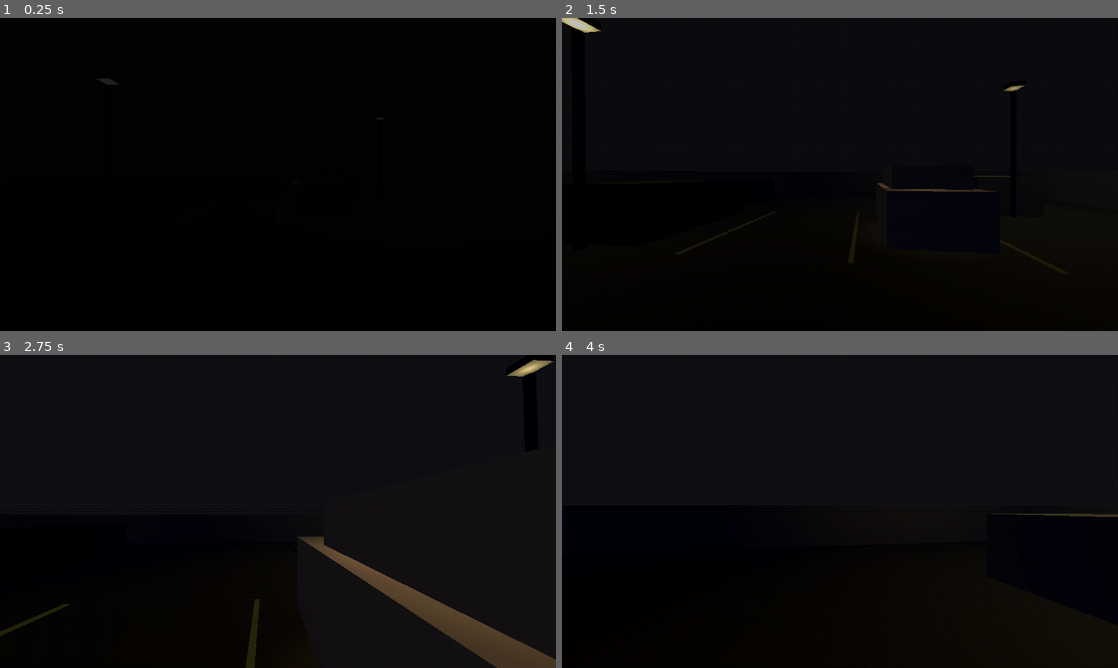
Above: before the commit, frames 1-4 (two rows, left to right).
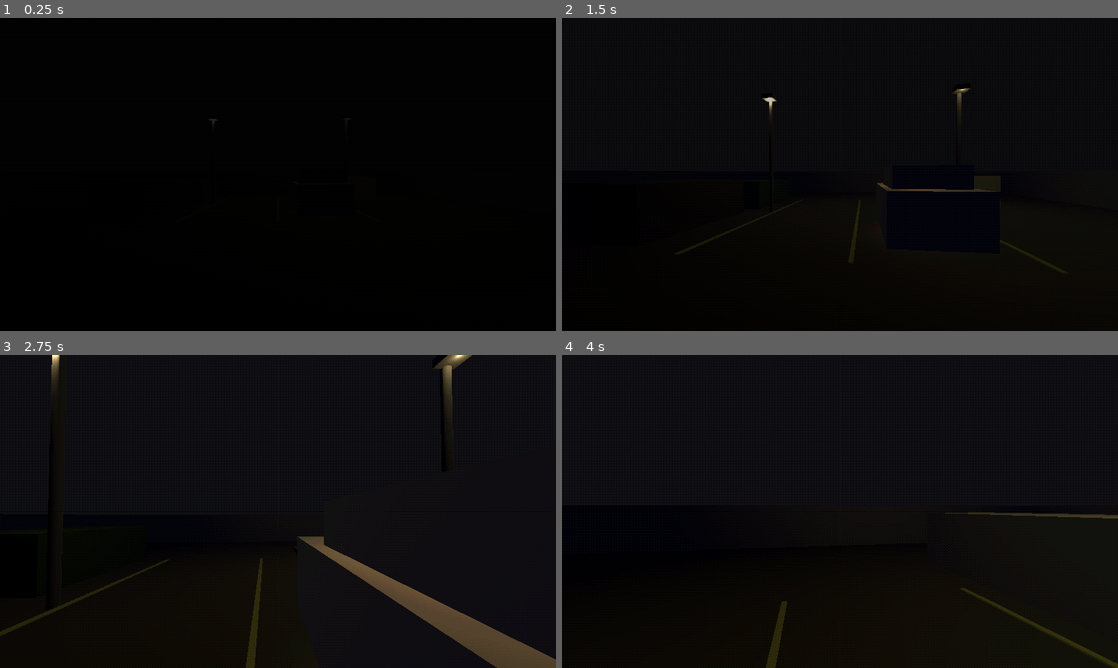
Above: after the commit, the same moments.

Repository: qweliant/healthcare-horror
Game: Godot game, scene res://scenes/parking_lot/parking_lot.tscn
Two runs of this game, one before a commit and one after it. Both use one fixed random seed, a clock stepped at 60 frames per second and the inputs below. This scene is started directly instead of the project's main scene.
Inputs (mouse positions are in pixels of both pictures, inside the frame that each line leads up to):
- Up to frame 1 (0.25 s): no input
- Up to frame 2 (1.5 s): tap Enter at 0.5 s; move the mouse to (867, 174) at 0.52 s; hold Space (advance_dialogue) 0.53-1.28 s; hold W (move_forward) from 0.53 s (still down); move the mouse to (812, 174) at 1.27 s; tap E (interact) at 1.35 s
- Up to frame 3 (2.75 s): keep holding W (move_forward); move the mouse to (289, 505) at 2.02 s; hold Space (advance_dialogue) from 2.03 s (still down)
- Up to frame 4 (4 s): keep holding W (move_forward); move the mouse to (834, 517) at 2.77 s; release Space (advance_dialogue) at 2.78 s; tap E (interact) at 2.85 s; move the mouse to (878, 514) at 3.52 s; hold Space (advance_dialogue) from 3.53 s (still down)

The runs differ from the first frame. In frame 1, less than 0.1% of the frame differs, in the area x 17-69%, y 19-34%; in frame 2, 0.5%; in frame 3, 0.9%, in the area x 9-100%, y 0-80%; in frame 4, 0.8%.

Commit message:
updated parking lot to slightly

Diff:
--- a/scenes/parking_lot/parking_lot.tscn
+++ b/scenes/parking_lot/parking_lot.tscn
@@ -1,7 +1,7 @@
 [gd_scene format=3 uid="uid://c1parklot001"]
 
 [ext_resource type="Script" uid="uid://duf1jpynjmd4u" path="res://scenes/parking_lot/parking_lot.gd" id="1_lot"]
-[ext_resource type="Script" uid="uid://cwbm0t7vgkbus" path="res://scripts/player/player.gd" id="2_player"]
+[ext_resource type="PackedScene" uid="uid://c1player0001" path="res://scenes/player.tscn" id="2_player"]
 [ext_resource type="Script" uid="uid://bnyyt0s1a6wbc" path="res://scripts/dialogue/dialogue_box.gd" id="3_dialogue"]
 [ext_resource type="Script" uid="uid://cqelsuww3h2sd" path="res://scenes/parking_lot/parking_lot_car.gd" id="4_car"]
 [ext_resource type="Shader" uid="uid://105ko3d7h3mx" path="res://shaders/ps1_post.gdshader" id="5_ps1"]
@@ -67,43 +67,36 @@
 [sub_resource type="StandardMaterial3D" id="Mat_steering"]
 albedo_color = Color(0.12, 0.12, 0.13, 1)
 
-[sub_resource type="StandardMaterial3D" id="Mat_hood"]
-albedo_color = Color(0.18, 0.22, 0.36, 1)
-
-[sub_resource type="StandardMaterial3D" id="Mat_gas_warning"]
-albedo_color = Color(0.9, 0.15, 0.05, 1)
-emission_enabled = true
-emission = Color(1.0, 0.2, 0.1, 1)
-emission_energy_multiplier = 2.5
-
-[sub_resource type="StandardMaterial3D" id="Mat_dash_gauge"]
-albedo_color = Color(0.9, 0.6, 0.2, 1)
-emission_enabled = true
-emission = Color(1.0, 0.7, 0.3, 1)
-emission_energy_multiplier = 1.8
-
-[sub_resource type="StandardMaterial3D" id="Mat_phone_body"]
-albedo_color = Color(0.05, 0.05, 0.06, 1)
-
-[sub_resource type="StandardMaterial3D" id="Mat_phone_screen"]
-albedo_color = Color(0.4, 0.9, 0.5, 1)
-emission_enabled = true
-emission = Color(0.5, 1.0, 0.6, 1)
-emission_energy_multiplier = 2.2
-
-[sub_resource type="StandardMaterial3D" id="Mat_sedan"]
-albedo_color = Color(0.04, 0.04, 0.05, 1)
-
 [sub_resource type="TorusMesh" id="Mesh_wheel"]
 inner_radius = 0.12
 outer_radius = 0.16
 
-[sub_resource type="BoxShape3D" id="BoxShape3D_car"]
-size = Vector3(2.0, 1.2, 3.5)
-
-[sub_resource type="CapsuleShape3D" id="CapsuleShape3D_player"]
-radius = 0.3
-height = 1.6
+[sub_resource type="StandardMaterial3D" id="Mat_hood"]
+albedo_color = Color(0.18, 0.22, 0.36, 1)
+
+[sub_resource type="StandardMaterial3D" id="Mat_gas_warning"]
+albedo_color = Color(0.9, 0.15, 0.05, 1)
+emission_enabled = true
+emission = Color(1, 0.2, 0.1, 1)
+emission_energy_multiplier = 2.5
+
+[sub_resource type="StandardMaterial3D" id="Mat_dash_gauge"]
+albedo_color = Color(0.9, 0.6, 0.2, 1)
+emission_enabled = true
+emission = Color(1, 0.7, 0.3, 1)
+emission_energy_multiplier = 1.8
+
+[sub_resource type="StandardMaterial3D" id="Mat_phone_body"]
+albedo_color = Color(0.05, 0.05, 0.06, 1)
+
+[sub_resource type="StandardMaterial3D" id="Mat_phone_screen"]
+albedo_color = Color(0.4, 0.9, 0.5, 1)
+emission_enabled = true
+emission = Color(0.5, 1, 0.6, 1)
+emission_energy_multiplier = 2.2
+
+[sub_resource type="StandardMaterial3D" id="Mat_sedan"]
+albedo_color = Color(0.04, 0.04, 0.05, 1)
 
 [sub_resource type="ShaderMaterial" id="ShaderMaterial_ps1"]
 shader = ExtResource("5_ps1")
@@ -118,7 +111,7 @@
 environment = SubResource("Environment_1")
 
 [node name="Lamp1" type="Node3D" parent="." unique_id=1312052361]
-transform = Transform3D(1, 0, 0, 0, 1, 0, 0, 0, 1, -5, 0, -4)
+transform = Transform3D(1, 0, 0, 0, 1, 0, 0, 0, 1, -3.114008, 0, -7.912429)
 
 [node name="LampPost" type="CSGCylinder3D" parent="Lamp1" unique_id=951867962]
 transform = Transform3D(1, 0, 0, 0, 1, 0, 0, 0, 1, 0, 2, 0)
@@ -127,19 +120,19 @@
 material = SubResource("Mat_lamp_post")
 
 [node name="LampHead" type="CSGBox3D" parent="Lamp1" unique_id=638031562]
-transform = Transform3D(1, 0, 0, 0, 1, 0, 0, 0, 1, 0, 4.2, 0)
+transform = Transform3D(1, 0, 0, 0, 1, 0, 0, 0, 1, 0, 4.089284, 0.14088535)
 size = Vector3(0.4, 0.15, 0.4)
 material = SubResource("Mat_lamp_head")
 
 [node name="LampLight" type="OmniLight3D" parent="Lamp1" unique_id=313720115]
-transform = Transform3D(1, 0, 0, 0, 1, 0, 0, 0, 1, 0, 4, 0)
+transform = Transform3D(1, 0, 0, 0, 1, 0, 0, 0, 1, 0, 4, 0.12887287)
 light_color = Color(0.9, 0.8, 0.5, 1)
 light_energy = 1.5
 omni_range = 12.0
-omni_attenuation = 2.022
+omni_attenuation = 2.324
 
 [node name="Lamp2" type="Node3D" parent="." unique_id=159886492]
-transform = Transform3D(1, 0, 0, 0, 1, 0, 0, 0, 1, 5, 0, -8)
+transform = Transform3D(1, 0, 0, 0, 1, 0, 0, 0, 1, 3.2945824, 0, -7.9197454)
 
 [node name="LampPost" type="CSGCylinder3D" parent="Lamp2" unique_id=503540926]
 transform = Transform3D(1, 0, 0, 0, 1, 0, 0, 0, 1, 0, 2, 0)
@@ -148,16 +141,16 @@
 material = SubResource("Mat_lamp_post")
 
 [node name="LampHead" type="CSGBox3D" parent="Lamp2" unique_id=1578693217]
-transform = Transform3D(1, 0, 0, 0, 1, 0, 0, 0, 1, 0, 4.2, 0)
+transform = Transform3D(1, 0, 0, 0, 1, 0, 0, 0, 1, 0, 4.0984373, 0.14898491)
 size = Vector3(0.4, 0.15, 0.4)
 material = SubResource("Mat_lamp_head")
 
 [node name="LampLight" type="OmniLight3D" parent="Lamp2" unique_id=1697041710]
-transform = Transform3D(1, 0, 0, 0, 1, 0, 0, 0, 1, 0, 4, 0)
+transform = Transform3D(1, 0, 0, 0, 1, 0, 0, 0, 1, 0, 4, 0.26333904)
 light_color = Color(0.9, 0.8, 0.5, 1)
 light_energy = 1.5
 omni_range = 12.0
-omni_attenuation = 1.2
+omni_attenuation = 1.079
 
 [node name="Floor" type="StaticBody3D" parent="." unique_id=1440436757]
 
@@ -170,18 +163,18 @@
 material = SubResource("Mat_asphalt")
 
 [node name="ParkingLine1" type="CSGBox3D" parent="." unique_id=940654958]
-transform = Transform3D(1, 0, 0, 0, 1, 0, 0, 0, 1, -3, 0.01, -6)
-size = Vector3(0.08, 0.02, 4)
+transform = Transform3D(1, 0, 0, 0, 1, 0, 0, 0, 1, -3, 0.01, -7.683838)
+size = Vector3(0.08, 0.02, 7.367676)
 material = SubResource("Mat_parking_line")
 
 [node name="ParkingLine2" type="CSGBox3D" parent="." unique_id=1601106830]
-transform = Transform3D(1, 0, 0, 0, 1, 0, 0, 0, 1, 0, 0.01, -6)
-size = Vector3(0.08, 0.02, 4)
+transform = Transform3D(1, 0, 0, 0, 1, 0, 0, 0, 1, 0, 0.01, -7.7041016)
+size = Vector3(0.08, 0.02, 7.408203)
 material = SubResource("Mat_parking_line")
 
 [node name="ParkingLine3" type="CSGBox3D" parent="." unique_id=234732904]
-transform = Transform3D(1, 0, 0, 0, 1, 0, 0, 0, 1, 3, 0.01, -6)
-size = Vector3(0.08, 0.02, 4)
+transform = Transform3D(1, 0, 0, 0, 1, 0, 0, 0, 1, 3, 0.01, -7.7041016)
+size = Vector3(0.08, 0.02, 7.408203)
 material = SubResource("Mat_parking_line")
 
 [node name="FenceLeft" type="CSGBox3D" parent="." unique_id=347543011]
@@ -215,13 +208,13 @@
 material = SubResource("Mat_car_dark")
 
 [node name="OtherCar2" type="CSGBox3D" parent="." unique_id=348444644]
-transform = Transform3D(1, 0, 0, 0, 1, 0, 0, 0, 1, 5, 0.65, -10)
+transform = Transform3D(1, 0, 0, 0, 1, 0, 0, 0, 1, 4.5233364, 0.65, -11.365674)
 use_collision = true
 size = Vector3(2, 1.3, 3.8)
 material = SubResource("Mat_car_white")
 
 [node name="OtherCar3" type="CSGBox3D" parent="." unique_id=1585384953]
-transform = Transform3D(1, 0, 0, 0, 1, 0, 0, 0, 1, -6, 0.55, -11)
+transform = Transform3D(1, 0, 0, 0, 1, 0, 0, 0, 1, -4.675791, 0.55, -9.956685)
 use_collision = true
 size = Vector3(1.7, 1.1, 3.2)
 material = SubResource("Mat_car_green")
@@ -249,144 +242,84 @@
 size = Vector3(0.08, 0.04, 0.02)
 material = SubResource("Mat_check_engine")
 
-[node name="Player" type="CharacterBody3D" parent="." unique_id=650307960]
-[node name="Interior" type="Node3D" parent="PlayerCar"]
-
-[node name="InteriorCamera" type="Camera3D" parent="PlayerCar/Interior"]
-transform = Transform3D(1, 0, 0, 0, 1, 0, 0, 0, 1, 0, 1.0, 0.6)
-current = false
-fov = 75.0
-
-[node name="Dashboard" type="CSGBox3D" parent="PlayerCar/Interior"]
-transform = Transform3D(1, 0, 0, 0, 1, 0, 0, 0, 1, 0, 0.85, -1.0)
+[node name="Interior" type="Node3D" parent="PlayerCar" unique_id=831628340]
+
+[node name="InteriorCamera" type="Camera3D" parent="PlayerCar/Interior" unique_id=464093036]
+transform = Transform3D(1, 0, 0, 0, 1, 0, 0, 0, 1, 0, 1, 0.6)
+
+[node name="Dashboard" type="CSGBox3D" parent="PlayerCar/Interior" unique_id=167223297]
+transform = Transform3D(1, 0, 0, 0, 1, 0, 0, 0, 1, 0, 0.85, -1)
 size = Vector3(1.5, 0.22, 0.4)
 material = SubResource("Mat_dash")
 
-[node name="SteeringColumn" type="CSGBox3D" parent="PlayerCar/Interior"]
+[node name="SteeringColumn" type="CSGBox3D" parent="PlayerCar/Interior" unique_id=2030920982]
 transform = Transform3D(1, 0, 0, 0, 1, 0, 0, 0, 1, -0.35, 0.85, -0.6)
 size = Vector3(0.06, 0.06, 0.35)
 material = SubResource("Mat_steering")
 
-[node name="SteeringWheel" type="MeshInstance3D" parent="PlayerCar/Interior"]
+[node name="SteeringWheel" type="MeshInstance3D" parent="PlayerCar/Interior" unique_id=1318468863]
 transform = Transform3D(1, 0, 0, 0, -4.371139e-08, 1, 0, -1, -4.371139e-08, -0.35, 0.9, -0.45)
 mesh = SubResource("Mesh_wheel")
 surface_material_override/0 = SubResource("Mat_steering")
 
-[node name="Hood" type="CSGBox3D" parent="PlayerCar/Interior"]
+[node name="Hood" type="CSGBox3D" parent="PlayerCar/Interior" unique_id=506324689]
 transform = Transform3D(1, 0, 0, 0, 1, 0, 0, 0, 1, 0, 0.75, -2.1)
 size = Vector3(1.6, 0.08, 1.2)
 material = SubResource("Mat_hood")
 
-[node name="GasWarning" type="CSGBox3D" parent="PlayerCar/Interior"]
+[node name="GasWarning" type="CSGBox3D" parent="PlayerCar/Interior" unique_id=324520515]
 transform = Transform3D(1, 0, 0, 0, 1, 0, 0, 0, 1, -0.4, 0.95, -0.82)
 size = Vector3(0.08, 0.025, 0.02)
 material = SubResource("Mat_gas_warning")
 
-[node name="GasWarningLight" type="OmniLight3D" parent="PlayerCar/Interior"]
+[node name="GasWarningLight" type="OmniLight3D" parent="PlayerCar/Interior" unique_id=1653926452]
 transform = Transform3D(1, 0, 0, 0, 1, 0, 0, 0, 1, -0.4, 0.95, -0.8)
-light_color = Color(1.0, 0.3, 0.15, 1)
+light_color = Color(1, 0.3, 0.15, 1)
 light_energy = 0.6
 omni_range = 0.8
 omni_attenuation = 1.6
 
-[node name="BatteryGauge" type="CSGBox3D" parent="PlayerCar/Interior"]
+[node name="BatteryGauge" type="CSGBox3D" parent="PlayerCar/Interior" unique_id=2047336580]
 transform = Transform3D(1, 0, 0, 0, 1, 0, 0, 0, 1, -0.2, 0.95, -0.82)
 size = Vector3(0.08, 0.025, 0.02)
 material = SubResource("Mat_dash_gauge")
 
-[node name="CheckEngineInterior" type="CSGBox3D" parent="PlayerCar/Interior"]
+[node name="CheckEngineInterior" type="CSGBox3D" parent="PlayerCar/Interior" unique_id=578892761]
 transform = Transform3D(1, 0, 0, 0, 1, 0, 0, 0, 1, 0.05, 0.95, -0.82)
 size = Vector3(0.08, 0.025, 0.02)
 material = SubResource("Mat_check_engine")
 
-[node name="DashLight" type="OmniLight3D" parent="PlayerCar/Interior"]
+[node name="DashLight" type="OmniLight3D" parent="PlayerCar/Interior" unique_id=1835900940]
 transform = Transform3D(1, 0, 0, 0, 1, 0, 0, 0, 1, 0, 1.35, 0.2)
-light_color = Color(1.0, 0.75, 0.45, 1)
+light_color = Color(1, 0.75, 0.45, 1)
 light_energy = 0.9
 omni_range = 2.2
 omni_attenuation = 1.4
 
-[node name="Phone" type="CSGBox3D" parent="PlayerCar/Interior"]
+[node name="Phone" type="CSGBox3D" parent="PlayerCar/Interior" unique_id=1474490442]
 transform = Transform3D(1, 0, 0, 0, 1, 0, 0, 0, 1, 0.35, 0.85, -0.55)
 size = Vector3(0.07, 0.02, 0.14)
 material = SubResource("Mat_phone_body")
 
-[node name="PhoneScreen" type="CSGBox3D" parent="PlayerCar/Interior/Phone"]
+[node name="PhoneScreen" type="CSGBox3D" parent="PlayerCar/Interior/Phone" unique_id=1313156272]
 transform = Transform3D(1, 0, 0, 0, 1, 0, 0, 0, 1, 0, 0.011, 0)
+visible = false
 size = Vector3(0.055, 0.002, 0.11)
-visible = false
 material = SubResource("Mat_phone_screen")
 
-[node name="PhoneLight" type="OmniLight3D" parent="PlayerCar/Interior/Phone"]
+[node name="PhoneLight" type="OmniLight3D" parent="PlayerCar/Interior/Phone" unique_id=1380212902]
 transform = Transform3D(1, 0, 0, 0, 1, 0, 0, 0, 1, 0, 0.05, 0)
-light_color = Color(0.5, 1.0, 0.6, 1)
+light_color = Color(0.5, 1, 0.6, 1)
 light_energy = 0.0
 omni_range = 1.5
 omni_attenuation = 1.4
 
-[node name="Player" type="CharacterBody3D" parent="."]
+[node name="Player" parent="." unique_id=1203909306 instance=ExtResource("2_player")]
 transform = Transform3D(1, 0, 0, 0, 1, 0, 0, 0, 1, 0, 0.8, 2)
-script = ExtResource("2_player")
-
-[node name="CollisionShape3D" type="CollisionShape3D" parent="Player" unique_id=870864412]
-shape = SubResource("CapsuleShape3D_player")
-
-[node name="Camera3D" type="Camera3D" parent="Player" unique_id=358061649]
-transform = Transform3D(1, 0, 0, 0, 1, 0, 0, 0, 1, 0, 0.6, 0)
-
-[node name="InteractRay" type="RayCast3D" parent="Player/Camera3D" unique_id=1399450591]
-target_position = Vector3(0, 0, -2.5)
-
-[node name="UI" type="CanvasLayer" parent="Player" unique_id=641866883]
-
-[node name="InteractLabel" type="Label" parent="Player/UI" unique_id=2069710968]
-visible = false
-anchors_preset = 7
-anchor_left = 0.5
-anchor_top = 1.0
-anchor_right = 0.5
-anchor_bottom = 1.0
-offset_left = -100.0
-offset_top = -60.0
-offset_right = 100.0
-grow_horizontal = 2
-grow_vertical = 0
-text = "[E] Interact"
-horizontal_alignment = 1
-vertical_alignment = 1
 
 [node name="DialogueBox" type="CanvasLayer" parent="." unique_id=636980411]
 layer = 10
 script = ExtResource("3_dialogue")
-
-[node name="Sedan" type="Node3D" parent="."]
-transform = Transform3D(1, 0, 0, 0, 1, 0, 0, 0, 1, -9, 0.5, -13)
-visible = false
-
-[node name="SedanBody" type="CSGBox3D" parent="Sedan"]
-size = Vector3(2.0, 1.0, 4.0)
-material = SubResource("Mat_sedan")
-
-[node name="SedanRoof" type="CSGBox3D" parent="Sedan"]
-transform = Transform3D(1, 0, 0, 0, 1, 0, 0, 0, 1, 0, 0.7, 0.3)
-size = Vector3(1.6, 0.5, 2.2)
-material = SubResource("Mat_sedan")
-
-[node name="HeadlightL" type="SpotLight3D" parent="Sedan"]
-transform = Transform3D(-1, 0, 0, 0, 1, 0, 0, 0, -1, -0.6, 0, 2.0)
-light_color = Color(1.0, 0.95, 0.85, 1)
-light_energy = 0.0
-spot_range = 25.0
-spot_angle = 28.0
-spot_angle_attenuation = 1.2
-
-[node name="HeadlightR" type="SpotLight3D" parent="Sedan"]
-transform = Transform3D(-1, 0, 0, 0, 1, 0, 0, 0, -1, 0.6, 0, 2.0)
-light_color = Color(1.0, 0.95, 0.85, 1)
-light_energy = 0.0
-spot_range = 25.0
-spot_angle = 28.0
-spot_angle_attenuation = 1.2
 
 [node name="Panel" type="PanelContainer" parent="DialogueBox" unique_id=2051270192]
 anchors_preset = 12
@@ -414,6 +347,35 @@
 text = "Dialogue text."
 fit_content = true
 
+[node name="Sedan" type="Node3D" parent="." unique_id=691498845]
+transform = Transform3D(1, 0, 0, 0, 1, 0, 0, 0, 1, -9, 0.5, -13)
+visible = false
+
+[node name="SedanBody" type="CSGBox3D" parent="Sedan" unique_id=1320973966]
+size = Vector3(2, 1, 4)
+material = SubResource("Mat_sedan")
+
+[node name="SedanRoof" type="CSGBox3D" parent="Sedan" unique_id=993362283]
+transform = Transform3D(1, 0, 0, 0, 1, 0, 0, 0, 1, 0, 0.7, 0.3)
+size = Vector3(1.6, 0.5, 2.2)
+material = SubResource("Mat_sedan")
+
+[node name="HeadlightL" type="SpotLight3D" parent="Sedan" unique_id=1200986263]
+transform = Transform3D(-1, 0, 0, 0, 1, 0, 0, 0, -1, -0.6, 0, 2)
+light_color = Color(1, 0.95, 0.85, 1)
+light_energy = 0.0
+spot_range = 25.0
+spot_angle = 28.0
+spot_angle_attenuation = 1.2
+
+[node name="HeadlightR" type="SpotLight3D" parent="Sedan" unique_id=1269267825]
+transform = Transform3D(-1, 0, 0, 0, 1, 0, 0, 0, -1, 0.6, 0, 2)
+light_color = Color(1, 0.95, 0.85, 1)
+light_energy = 0.0
+spot_range = 25.0
+spot_angle = 28.0
+spot_angle_attenuation = 1.2
+
 [node name="PS1Overlay" type="ColorRect" parent="." unique_id=1281773481]
 material = SubResource("ShaderMaterial_ps1")
 anchors_preset = 15
